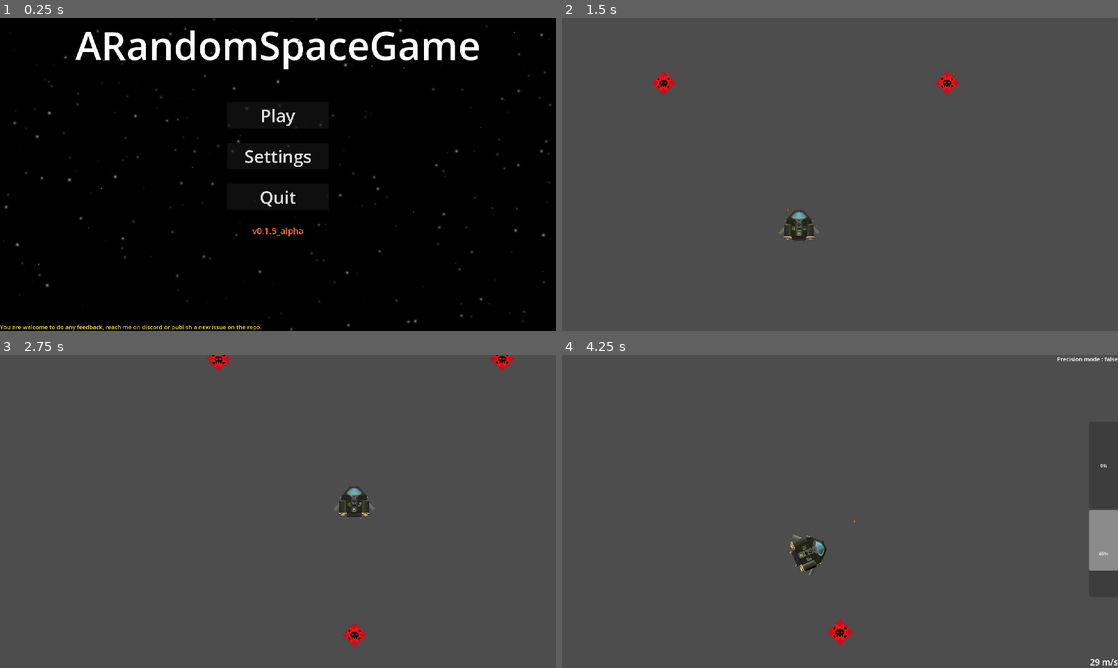
Above: before the commit, frames 1-4 (two rows, left to right).
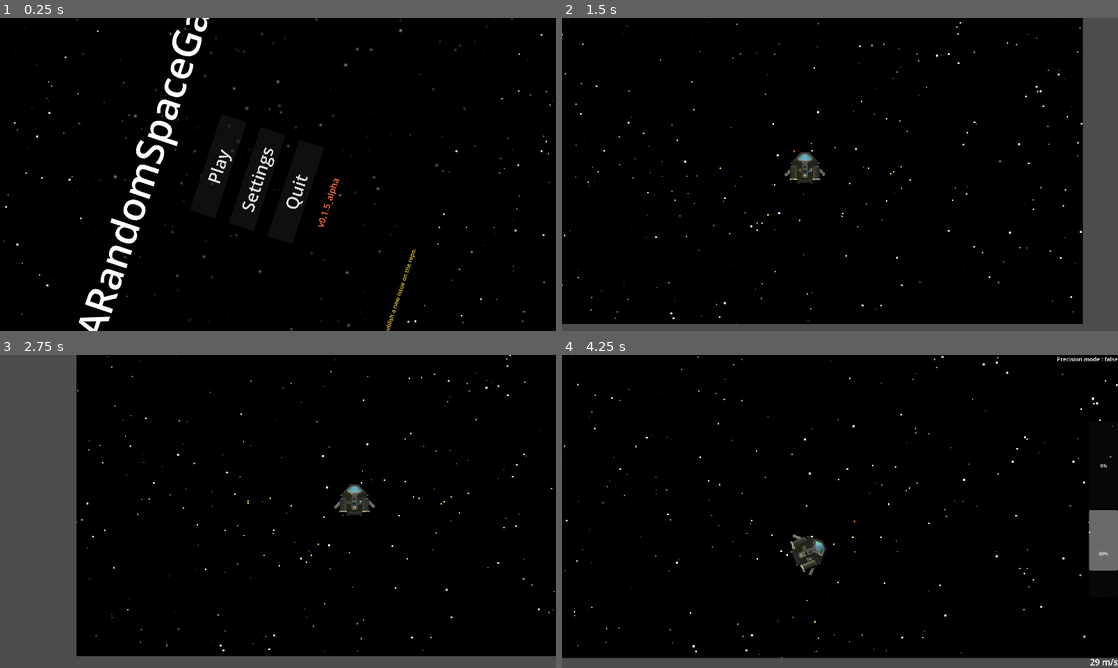
Above: after the commit, the same moments.

Repository: creusator/A_Random_Space_Game
Game: Godot game, scene res://UI/Menus/MainMenu/MainMenu.tscn
Same seed, same stepped clock (60 frames per second), same inputs: the game is played once before the commit and once after it.
Inputs (mouse positions are in pixels of both pictures, inside the frame that each line leads up to):
- Up to frame 1 (0.25 s): no input
- Up to frame 2 (1.5 s): click "Play" at 0.5 s; move the mouse to (962, 158) at 1.27 s; hold D (rotate_right) from 1.28 s (still down); hold Right mouse button (aim_to_target_hold) from 1.28 s (still down)
- Up to frame 3 (2.75 s): move the mouse to (166, 527) at 2.02 s; release D (rotate_right) at 2.03 s; release Right mouse button (aim_to_target_hold) at 2.03 s; hold S (thrust_down) from 2.03 s (still down); tap P (enable_precision_mode_toggle) at 2.1 s
- Up to frame 4 (4.25 s): move the mouse to (895, 442) at 2.77 s; release S (thrust_down) at 2.78 s; hold D (rotate_right) 2.78-3.53 s; tap F (onfoot_interact) at 2.85 s; move the mouse to (812, 574) at 3.52 s; hold S (thrust_down) from 3.53 s (still down); tap Mouse wheel up (zoom_in) at 3.6 s

The runs differ from the first frame. In frame 1, 6.5% of the frame differs, in the area x 0-100%, y 0-100%; in frame 2, 92%; in frame 3, 83%; in frame 4, 96%, in the area x 0-100%, y 0-97%.

Commit message:
More broken camera stuff

Diff:
--- /dev/null
+++ b/Backgrounds/Space/BackgroundDummy.gd
@@ -0,0 +1,9 @@
+extends CharacterBody2D
+
+@onready var control: Control = $"../.."
+
+func _physics_process(delta: float) -> void:
+	control.rotation += 0.5 * delta
+	velocity.x = 150
+	rotation += 5 * delta
+	move_and_slide()
--- a/Backgrounds/Space/BackgroundSpace.tscn
+++ b/Backgrounds/Space/BackgroundSpace.tscn
@@ -1,4 +1,6 @@
-[gd_scene load_steps=21 format=3 uid="uid://do78wutwh6no7"]
+[gd_scene load_steps=22 format=3 uid="uid://do78wutwh6no7"]
+
+[ext_resource type="Script" uid="uid://ci6loi18upf3i" path="res://Backgrounds/Space/BackgroundDummy.gd" id="1_7gtgh"]
 
 [sub_resource type="Gradient" id="Gradient_3td3w"]
 offsets = PackedFloat32Array(0, 0.0446097, 0.847584, 1)
@@ -102,7 +104,14 @@
 scale_curve = SubResource("CurveTexture_h6p4p")
 color_ramp = SubResource("GradientTexture1D_2lqwn")
 
-[node name="Node2D" type="Node2D"]
+[node name="Control" type="Control"]
+layout_mode = 3
+anchor_left = 0.5
+anchor_top = 0.5
+anchor_right = 0.5
+anchor_bottom = 0.5
+grow_horizontal = 2
+grow_vertical = 2
 
 [node name="SpaceBackground" type="ParallaxBackground" parent="."]
 scroll_ignore_camera_zoom = true
@@ -160,3 +169,11 @@
 visibility_rect = Rect2(0, 0, 1920, 1080)
 local_coords = true
 process_material = SubResource("ParticleProcessMaterial_8vwrt")
+
+[node name="CharacterBody2D" type="CharacterBody2D" parent="SpaceBackground"]
+position = Vector2(960, 540)
+motion_mode = 1
+script = ExtResource("1_7gtgh")
+
+[node name="Camera2D" type="Camera2D" parent="SpaceBackground/CharacterBody2D"]
+ignore_rotation = false
--- a/Game.tscn
+++ b/Game.tscn
@@ -1,6 +1,7 @@
-[gd_scene load_steps=7 format=3 uid="uid://bl2wfrt4wupur"]
+[gd_scene load_steps=8 format=3 uid="uid://bl2wfrt4wupur"]
 
 [ext_resource type="PackedScene" uid="uid://d0lyfduv8cm45" path="res://Entities/Ships/NorikerMKI/NorikerMKI.tscn" id="1_u44n3"]
+[ext_resource type="PackedScene" uid="uid://do78wutwh6no7" path="res://Backgrounds/Space/BackgroundSpace.tscn" id="4_3mrqo"]
 [ext_resource type="Script" uid="uid://dq3r12sc157up" path="res://UI/Camera/Camera.gd" id="4_sb48q"]
 [ext_resource type="PackedScene" uid="uid://bq1j8bbq5k0n1" path="res://Entities/zDevObjects/Killbox.tscn" id="4_t88pq"]
 [ext_resource type="PackedScene" uid="uid://bs4dsk2ecagfa" path="res://UI/Menus/PauseMenu/PauseMenu.tscn" id="5_t88pq"]
@@ -56,3 +57,16 @@
 ship = NodePath("../../NorikerMKI")
 
 [node name="PauseMenu" parent="UI" instance=ExtResource("5_t88pq")]
+
+[node name="SubViewportContainer" type="SubViewportContainer" parent="."]
+anchors_preset = 15
+anchor_right = 1.0
+anchor_bottom = 1.0
+grow_horizontal = 2
+grow_vertical = 2
+
+[node name="SubViewport" type="SubViewport" parent="SubViewportContainer"]
+size = Vector2i(1920, 1080)
+
+[node name="Control" parent="SubViewportContainer/SubViewport" instance=ExtResource("4_3mrqo")]
+anchors_preset = 8
Not shown, added: Backgrounds/Space/BackgroundDummy.gd.uid
